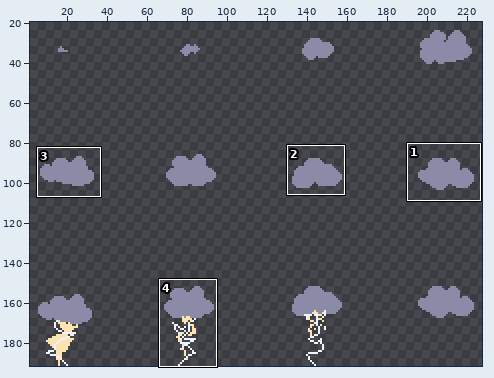
A sprite sheet gets an edit: assets/entities/enemy/boss/aghon/cloud.png. The first picture is a wide view before the edit; the outline marks the close-up.
Close-up. Earlier state:
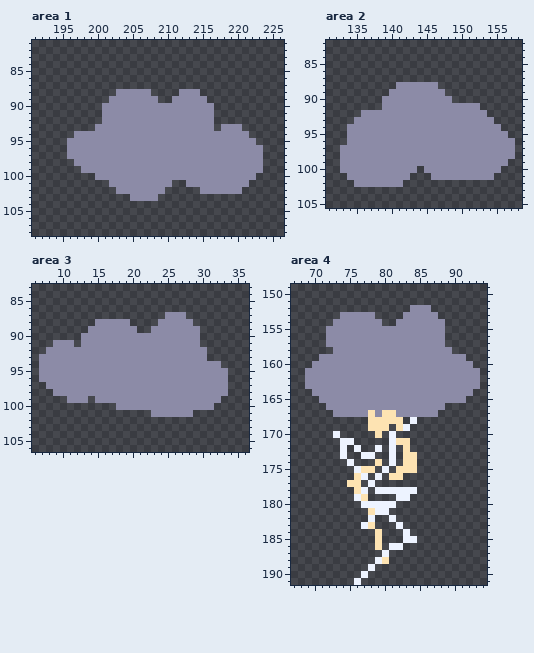
The file is 256x192 pixels. Shown: area 1: x 191..226, y 81..108; area 2: x 131..158, y 82..105; area 3: x 6..36, y 83..106; area 4: x 67..94, y 149..191. The wide view leaves out empty margins. The commit also changed other parts of the picture, which this record leaves out.
Now the later version:
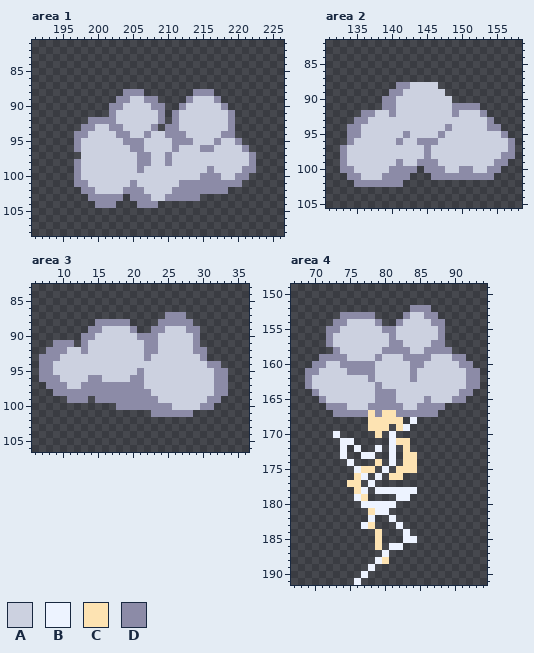
Palette (. is transparent): A #ccd1e0  B #edf3ff  C #fde3b2  D #8c8ba7
Difference:
Changed rows in their new state; - is an unchanged pixel.
Area 1:
first column x 196:
 88 -------.---.----..-DD-------
 89 ------.--AA----..-AAAD------
 90 -----.--AAAA--..-AAAAAD-----
 91 -----.-AAAAAA-.-AAAAAAAD----
 92 ---DD--AAAAAA-.-AAAAAAAD----
 93 --DDAA--AAAA-.--AAAAAAA-.---
 94 ---AAAA--AA-AA---AAAAA--..--
 95 .-AAAAAA---AAAA---AAA-AA-..-
 96 .-AAAAAAA--AAAA-AAA--AAAA-..
 97 ..AAAAAAAA--AA-AAAAAAAAAAA-.
 98 --AAAAAAAA--AA-AAAAAAAAAAA-.
 99 -DAAAAAAAA-AAAAAAAAA-AAAA--.
100 -DAAAAAAAAAAAAAAAAA---AA--.-
101 -DDAAAAAA-AAAAAAD--------.--
102 --DDAAAA---AAAADDDD----..---
103 ---DDDDD----AADDDDD---------
104 ----DDD---DDD---------------
Area 2:
first column x 134:
 88 ---------AAAA----------
 89 --------AAAAAA---------
 90 -------AAAAAAAA--------
 91 -------AAAAAAAA--------
 92 ----AA-AAAAAAAA-AAA----
 93 ---AAAAAAAAAAAAAAAAA---
 94 --AAAAAAAAAAAA-AAAAA---
 95 --AAAAAA-AAAA-AAAAAAAA-
 96 -AAAAAA-AA---AAAAAAAAAA
 97 AAAAAAAAAAA-AAAAAAAAAAA
 98 AAAAAAAAAAA-AAAAAAAAAA-
 99 AAAAAAA-AA---AAAAAAAA--
100 -AAAAA--------AA--AA---
101 --AAA------------------
Area 3:
first column x 9:
 89 -------AAAA-----AAA----
 90 ------AAAAAA---AAAAA---
 91 -----AAAAAAAA--AAAAA---
 92 --AA-AAAAAAAA--AAAAA---
 93 -AAAAAAAAAAAA-AAAAAAA--
 94 AAAAAAAAAAAAAAAAAAAAAA-
 95 AAAAAAAAAAAA-AAAAAAAAAA
 96 -AAAA--AAAA--AAAAAAAAAA
 97 --AA---------AAAAAAAAAA
 98 --------------AAAAAAAAA
 99 ---------------AAAAAAA-
100 -----------------AAAA--
Area 4:
first column x 70:
153 --------------AA------
154 -----AAAA----AAAA-----
155 ----AAAAAA--AAAAAA----
156 ---AAAAAAAA-AAAAAA----
157 ---AAAAAAAA--AAAA-----
158 ----AAAAAA----AA------
159 -----AAAA-AAA----AAA--
160 --AA-----AAAAA--AAAAA-
161 -AAAA----AAAAA-AAAAAAA
162 AAAAAAAA-AAAAA-AAAAAAA
163 AAAAAAAAA-AAAAAAAAAAAA
164 -AAAAAAAA---AAAAAAAAA-
165 --AAAAAAA---AAAA-AAA--
166 -----AAA-----AA-------
Pixel boxes of the changes (left, top, right, bottom) in both close-ups:
changed: (67, 89, 263, 208)
changed: (347, 82, 508, 180)
changed: (53, 326, 214, 410)
changed: (312, 312, 466, 410)
